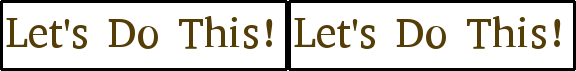
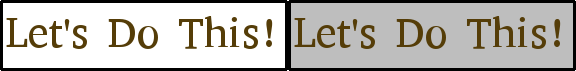
Comparing the layer stacks of the two 576 x 71 images. Changes:
painted on "Layer" over [291, 3, 573, 68]
